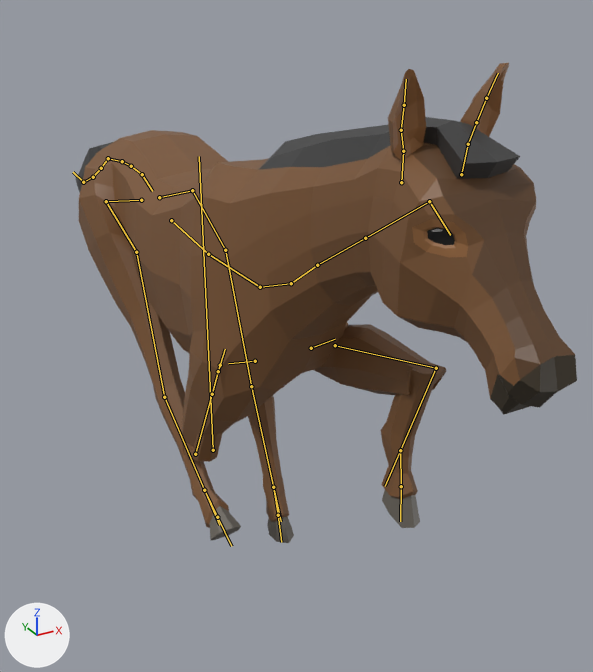
Two versions of the glTF model race-engine/assets/models/horse-sprint-v19.glb, one commit apart.
The view is the same before and after, from a 50 mm lens placed at (-2.43, -5.99, 4.71), pointed at (0.57, -0.53, 1.98). The lights are fixed; the arrows at lower left show +X, +Y and +Z. The picture after the commit comes second. Both versions are drawn at frame 10 of the action 'Sprint_Right'; the numbers are the values there. The bones that change, and the others that lie on the model, are drawn over the model as lines.
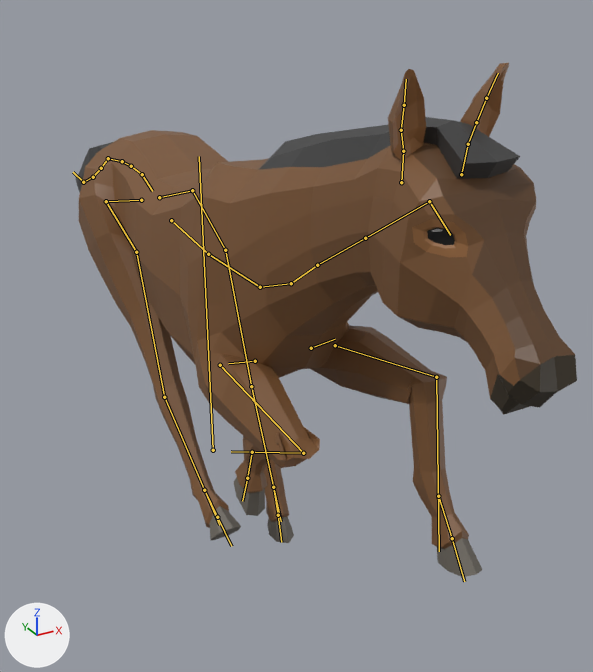
Boxes [x1, y1, x2, y2] around the edits, measured in the pictures (593 x 672 px):
```json
{"object": "Cube", "change": "posed", "before": [79, 63, 536, 528], "after": [79, 63, 536, 549]}
{"object": "Cube_3", "change": "posed", "before": [210, 490, 420, 543], "after": [210, 477, 482, 577]}
{"bone": "FrontUpperLegL", "before": "(335, 345) to (436, 368)", "after": "(335, 345) to (436, 377)"}
{"bone": "FrontLowerLegL", "before": "(436, 368) to (385, 486)", "after": "(436, 377) to (439, 551)"}
{"bone": "FrontUpperLegR", "before": "(220, 365) to (195, 454)", "after": "(220, 365) to (303, 453)"}
{"bone": "FrontLowerLegR", "before": "(195, 454) to (220, 365)", "after": "(303, 453) to (231, 451)"}
{"bone": "IKFrontLegL", "before": "(400, 450) to (401, 486)", "after": "(438, 496) to (452, 538)"}
{"bone": "IKFrontLegR", "before": "(212, 394) to (218, 371)", "after": "(252, 452) to (247, 478)"}
```

Scene script edits in JSON lines:
```json
{"block": "bone_frontupperlegl", "where": "bone_frontupperlegl = bpy.data.objects['AnimalArmature'].pose.bones['FrontUpperLegL']  # child of 'FrontShoulderL'"}
{"op": "set", "path": "bone_frontupperlegl.rotation_quaternion", "old": "(0.637, -0.77, 0.0, 0.0)", "new": "(0.656, -0.755, 0.0, 0.0)", "note": "degrees (-101, 0, 0) -> degrees (-98, 0, 0)"}
{"block": "bone_frontlowerlegl", "where": "bone_frontlowerlegl = bpy.data.objects['AnimalArmature'].pose.bones['FrontLowerLegL']  # child of 'FrontUpperLegL'"}
{"op": "set", "path": "bone_frontlowerlegl.rotation_quaternion", "old": "(0.515, -0.857, 0.0, 0.0)", "new": "(0.734, -0.679, 0.0, 0.0)", "note": "degrees (-118, 0, 0) -> degrees (-86, 0, 0)"}
{"block": "bone_frontupperlegr", "where": "bone_frontupperlegr = bpy.data.objects['AnimalArmature'].pose.bones['FrontUpperLegR']  # child of 'FrontShoulderR'"}
{"op": "set", "path": "bone_frontupperlegr.rotation_quaternion", "old": "(0.958, 0.288, 0.0, 0.0)", "new": "(0.751, -0.66, 0.0, 0.0)", "note": "degrees (33, 0, 0) -> degrees (-83, 0, 0)"}
{"block": "bone_frontlowerlegr", "where": "bone_frontlowerlegr = bpy.data.objects['AnimalArmature'].pose.bones['FrontLowerLegR']  # child of 'FrontUpperLegR'"}
{"op": "set", "path": "bone_frontlowerlegr.rotation_quaternion", "old": "(-0.08, 0.997, 0.0, 0.0)", "new": "(-0.346, 0.938, 0.0, 0.0)", "note": "degrees (-171, 0, 0) -> degrees (-140, 0, 0)"}
{"block": "bone_ikfrontlegl", "where": "bone_ikfrontlegl = bpy.data.objects['AnimalArmature'].pose.bones['IKFrontLegL']"}
{"op": "set", "path": "bone_ikfrontlegl.location", "old": "(0.0, -1.01, -1.39)", "new": "(0.0, -0.76, -1.74)"}
{"op": "set", "path": "bone_ikfrontlegl.rotation_quaternion", "old": "(0.991, 0.134, 0.0, 0.0)", "new": "(0.992, -0.126, 0.0, 0.0)", "note": "degrees (15, 0, 0) -> degrees (-14, 0, 0)"}
{"block": "bone_ikfrontlegr", "where": "bone_ikfrontlegr = bpy.data.objects['AnimalArmature'].pose.bones['IKFrontLegR']"}
{"op": "set", "path": "bone_ikfrontlegr.location", "old": "(0.0, -1.52, -0.33)", "new": "(0.0, -1.16, -0.89)"}
{"op": "set", "path": "bone_ikfrontlegr.rotation_quaternion", "old": "(0.425, -0.905, 0.0, 0.0)", "new": "(0.939, 0.345, 0.0, 0.0)", "note": "degrees (-130, 0, 0) -> degrees (40, 0, 0)"}
```
